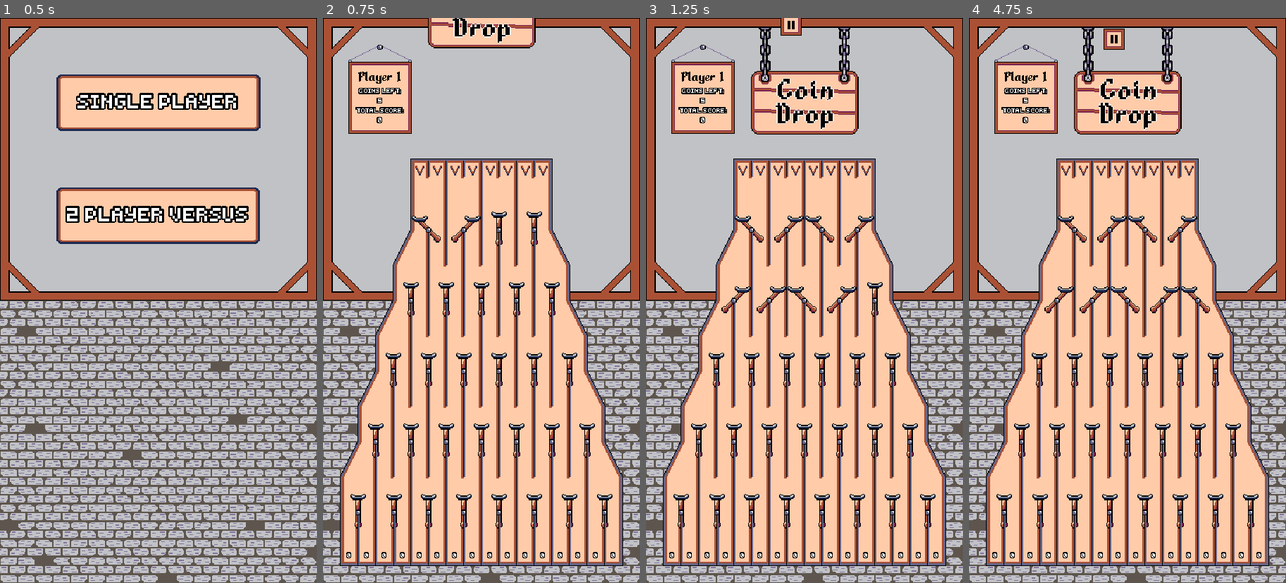
Above: before the commit, frames 1-4 (left to right).
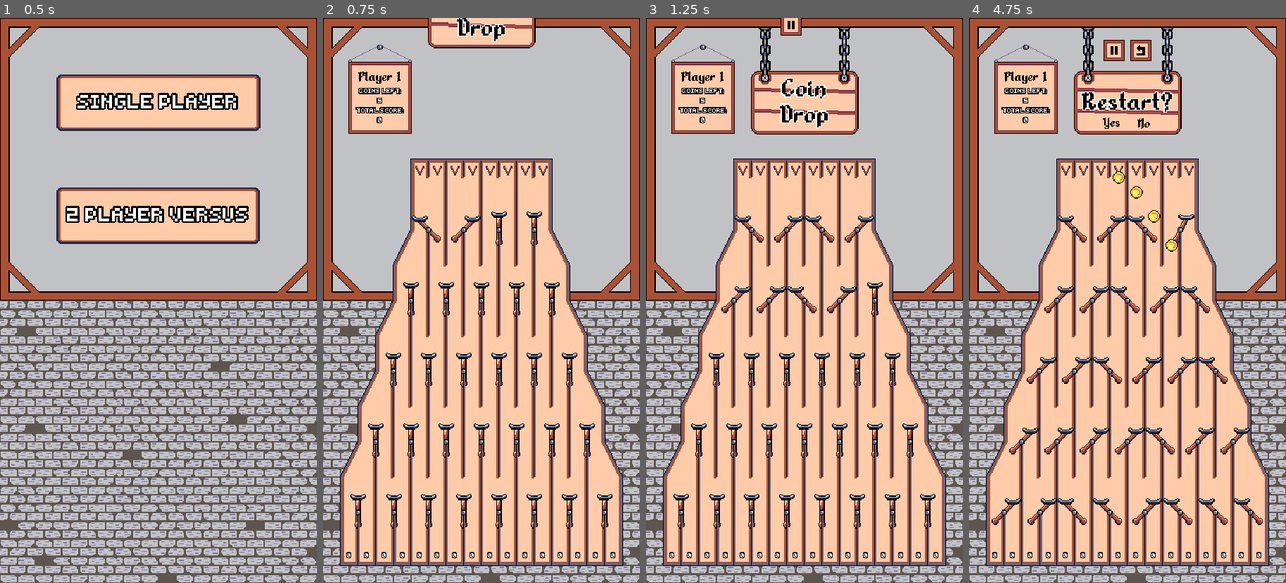
Above: after the commit, the same moments.

Repository: nico-bebop/Coin-Drop
Game: Godot game, scene res://menu/main_menu.tscn
Two runs of this game, one before a commit and one after it. Both use one fixed random seed, a clock stepped at 60 frames per second and the inputs below.
Inputs (mouse positions are in pixels of both pictures, inside the frame that each line leads up to):
- Up to frame 1 (0.5 s): no input
- Up to frame 2 (0.75 s): click "SINGLE PLAYER" at 0.5 s
- Up to frame 3 (1.25 s): no input
- Up to frame 4 (4.75 s): click (1114, 23) at 1.25 s; tap Enter at 2 s; move the mouse to (1197, 272) at 2.02 s; click (1197, 272) at 2.1 s; click (1140, 51) at 2.77 s; click (1143, 125) at 3.52 s; click (1140, 51) at 4.27 s

Frame 1 is identical in both runs. In frame 2, 0.4% of the frame differs, in the area x 40-61%, y 0-5%; in frame 3, 0.7%; in frame 4, 5.6%, in the area x 7-93%, y 1-91%.

Commit message:
Pause menu buttons completed

Diff:
--- /dev/null
+++ b/assets/fonts/alkhemikal16px.tres
@@ -0,0 +1,6 @@
+[gd_resource type="DynamicFont" load_steps=2 format=2]
+
+[ext_resource path="res://assets/fonts/alkhemikal.ttf" type="DynamicFontData" id=1]
+
+[resource]
+font_data = ExtResource( 1 )
--- /dev/null
+++ b/assets/fonts/alkhemikal32px.tres
@@ -0,0 +1,10 @@
+[gd_resource type="DynamicFont" load_steps=2 format=2]
+
+[ext_resource path="res://assets/fonts/alkhemikal.ttf" type="DynamicFontData" id=1]
+
+[resource]
+size = 32
+outline_size = 1
+extra_spacing_top = -3
+extra_spacing_bottom = -3
+font_data = ExtResource( 1 )
--- a/board/board.tscn
+++ b/board/board.tscn
@@ -1,14 +1,14 @@
-[gd_scene load_steps=22 format=2]
+[gd_scene load_steps=31 format=2]
 
 [ext_resource path="res://assets/fonts/font_material.tres" type="Material" id=1]
 [ext_resource path="res://board/interactive_parts/upper_slots.tscn" type="PackedScene" id=2]
 [ext_resource path="res://board/fixed_parts/bottom_slots.tscn" type="PackedScene" id=3]
-[ext_resource path="res://assets/sprites/ui/title.png" type="Texture" id=4]
+[ext_resource path="res://assets/sprites/ui/sign.png" type="Texture" id=4]
 [ext_resource path="res://board/moving_parts/switch.tscn" type="PackedScene" id=5]
-[ext_resource path="res://assets/sprites/ui/restart_button.png" type="Texture" id=6]
+[ext_resource path="res://assets/sprites/ui/in_game_buttons/restart_button.png" type="Texture" id=6]
 [ext_resource path="res://board/board.gd" type="Script" id=7]
 [ext_resource path="res://assets/sprites/game/board.png" type="Texture" id=8]
-[ext_resource path="res://assets/sprites/ui/pause_button.png" type="Texture" id=9]
+[ext_resource path="res://assets/sprites/ui/in_game_buttons/pause_button.png" type="Texture" id=9]
 [ext_resource path="res://board/turn_system/turn_system.gd" type="Script" id=10]
 [ext_resource path="res://assets/sprites/ui/background.png" type="Texture" id=11]
 [ext_resource path="res://assets/sprites/ui/transition_background.png" type="Texture" id=12]
@@ -16,6 +16,13 @@
 [ext_resource path="res://board/ui/round_transition.gd" type="Script" id=14]
 [ext_resource path="res://board/moving_parts/coins.gd" type="Script" id=15]
 [ext_resource path="res://board/ui/user_interface.gd" type="Script" id=16]
+[ext_resource path="res://assets/fonts/alkhemikal32px.tres" type="DynamicFont" id=17]
+[ext_resource path="res://assets/sprites/ui/in_game_buttons/cancel_button.png" type="Texture" id=18]
+[ext_resource path="res://assets/sprites/ui/in_game_buttons/accept_button.png" type="Texture" id=19]
+[ext_resource path="res://assets/sprites/ui/in_game_buttons/accept_button_hover.png" type="Texture" id=20]
+[ext_resource path="res://assets/sprites/ui/in_game_buttons/cancel_button_hover.png" type="Texture" id=21]
+[ext_resource path="res://assets/sprites/ui/in_game_buttons/quit_button_hover.png" type="Texture" id=22]
+[ext_resource path="res://assets/sprites/ui/in_game_buttons/quit_button.png" type="Texture" id=23]
 
 [sub_resource type="Animation" id=18]
 length = 0.001
@@ -77,7 +84,7 @@
 "times": PoolRealArray( 0 ),
 "transitions": PoolRealArray( 1 ),
 "update": 0,
-"values": [ Vector2( 180, 65 ) ]
+"values": [ Vector2( 180, 76 ) ]
 }
 tracks/5/type = "value"
 tracks/5/path = NodePath("../PauseButton:rect_position")
@@ -212,6 +219,12 @@
 "values": [ Vector2( 180, 65 ), Vector2( 181, 65 ) ]
 }
 
+[sub_resource type="InputEventAction" id=23]
+action = "ui_cancel"
+
+[sub_resource type="ShortCut" id=24]
+shortcut = SubResource( 23 )
+
 [sub_resource type="DynamicFont" id=17]
 resource_local_to_scene = true
 size = 35
@@ -343,6 +356,7 @@
 script = ExtResource( 15 )
 
 [node name="UserInterface" type="Control" parent="."]
+pause_mode = 2
 margin_right = 40.0
 margin_bottom = 40.0
 script = ExtResource( 16 )
@@ -355,22 +369,66 @@
 anims/SignIdle = SubResource( 21 )
 
 [node name="Sign" type="Sprite" parent="UserInterface"]
-position = Vector2( 180, 65 )
+position = Vector2( 180, 76 )
 texture = ExtResource( 4 )
+
+[node name="Label" type="Label" parent="UserInterface/Sign"]
+material = ExtResource( 1 )
+margin_left = -61.0
+margin_top = -16.0
+margin_right = 61.0
+margin_bottom = 56.0
+custom_colors/font_color = Color( 0, 0, 0, 1 )
+custom_fonts/font = ExtResource( 17 )
+text = "Coin
+Drop"
+align = 1
+valign = 1
 
 [node name="PauseButton" type="TextureButton" parent="UserInterface"]
 margin_left = 153.0
 margin_top = 25.0
 margin_right = 177.0
 margin_bottom = 49.0
+shortcut = SubResource( 24 )
 texture_normal = ExtResource( 9 )
 
 [node name="RestartButton" type="TextureButton" parent="UserInterface"]
+pause_mode = 1
 margin_left = 183.0
 margin_top = 25.0
 margin_right = 207.0
 margin_bottom = 49.0
 texture_normal = ExtResource( 6 )
+
+[node name="AcceptButton" type="TextureButton" parent="UserInterface"]
+pause_mode = 1
+visible = false
+margin_left = 150.0
+margin_top = 108.0
+margin_right = 174.0
+margin_bottom = 132.0
+texture_normal = ExtResource( 19 )
+texture_hover = ExtResource( 20 )
+
+[node name="CancelButton" type="TextureButton" parent="UserInterface"]
+pause_mode = 1
+visible = false
+margin_left = 186.0
+margin_top = 108.0
+margin_right = 210.0
+margin_bottom = 132.0
+texture_normal = ExtResource( 18 )
+texture_hover = ExtResource( 21 )
+
+[node name="QuitButton" type="TextureButton" parent="UserInterface"]
+visible = false
+margin_left = 162.0
+margin_top = 107.0
+margin_right = 194.0
+margin_bottom = 131.0
+texture_normal = ExtResource( 23 )
+texture_hover = ExtResource( 22 )
 
 [node name="RoundTransition" type="Control" parent="UserInterface"]
 visible = false
@@ -406,6 +464,9 @@
 [connection signal="no_moving_coins" from="Coins" to="TurnSystem" method="_on_Coins_no_moving_coins"]
 [connection signal="pressed" from="UserInterface/PauseButton" to="UserInterface" method="_on_PauseButton_pressed"]
 [connection signal="pressed" from="UserInterface/RestartButton" to="UserInterface" method="_on_RestartButton_pressed"]
+[connection signal="pressed" from="UserInterface/AcceptButton" to="UserInterface" method="_on_AcceptButton_pressed"]
+[connection signal="pressed" from="UserInterface/CancelButton" to="UserInterface" method="_on_CancelButton_pressed"]
+[connection signal="pressed" from="UserInterface/QuitButton" to="UserInterface" method="_on_QuitButton_pressed"]
 [connection signal="game_over" from="TurnSystem" to="." method="_on_TurnSystem_game_over"]
 [connection signal="game_over" from="TurnSystem" to="UpperSlots" method="_on_TurnSystem_game_over"]
 [connection signal="round_ended" from="TurnSystem" to="BottomSlots" method="_on_TurnSystem_round_ended"]
--- a/board/turn_system/player.tscn
+++ b/board/turn_system/player.tscn
@@ -6,7 +6,7 @@
 [ext_resource path="res://assets/sprites/ui/coin_meter_full.png" type="Texture" id=4]
 [ext_resource path="res://assets/fonts/default7px.tres" type="DynamicFont" id=5]
 [ext_resource path="res://board/turn_system/player.gd" type="Script" id=6]
-[ext_resource path="res://assets/fonts/alkhemikal.ttf" type="DynamicFontData" id=7]
+[ext_resource path="res://assets/fonts/alkhemikal16px.tres" type="DynamicFont" id=7]
 
 [sub_resource type="Animation" id=4]
 resource_name = "Highlight"
@@ -40,9 +40,6 @@
 "values": [ 0 ]
 }
 
-[sub_resource type="DynamicFont" id=6]
-font_data = ExtResource( 7 )
-
 [node name="Player" type="Control" groups=["Players"]]
 margin_right = 64.0
 margin_bottom = 64.0
@@ -66,7 +63,7 @@
 margin_right = 97.0
 margin_bottom = 75.0
 custom_colors/font_color = Color( 0, 0, 0, 1 )
-custom_fonts/font = SubResource( 6 )
+custom_fonts/font = ExtResource( 7 )
 text = "Player N"
 align = 1
 valign = 1
--- a/board/ui/user_interface.gd
+++ b/board/ui/user_interface.gd
@@ -1,6 +1,19 @@
 extends Control
 
+const PauseButton = preload("res://assets/sprites/ui/in_game_buttons/pause_button.png")
+const ResumeButton = preload("res://assets/sprites/ui/in_game_buttons/resume_button.png")
+const RestartButton = preload("res://assets/sprites/ui/in_game_buttons/restart_button.png")
+
+const TITLE = "Coin\nDrop"
+const PAUSED = "Paused"
+const RESTART = "Restart?"
+
 onready var animation_player = $AnimationPlayer
+onready var sign_label = $Sign/Label
+onready var pause_button = $PauseButton
+onready var accept_button = $AcceptButton
+onready var cancel_button = $CancelButton
+onready var quit_button = $QuitButton
 
 
 func _ready():
@@ -9,8 +22,38 @@
 
 
 func _on_PauseButton_pressed():
-	get_tree().paused = true
+	if !get_tree().paused:
+		pause(true, PAUSED, ResumeButton)
+	else:
+		pause(false, TITLE, PauseButton)
 
 
 func _on_RestartButton_pressed():
+	restart(true, RESTART)
+
+
+func _on_CancelButton_pressed():
+	restart(false, TITLE)
+
+
+func _on_AcceptButton_pressed():
 	var _err = get_parent().get_tree().reload_current_scene()
+
+
+func _on_QuitButton_pressed():
+	get_tree().paused = false
+	var _err = get_tree().change_scene("res://menu/main_menu.tscn")
+
+
+func pause(value, text, texture):
+	sign_label.text = text
+	pause_button.texture_normal = texture
+	quit_button.visible = value
+	get_tree().paused = value
+
+
+func restart(value, text):
+	sign_label.text = text
+	pause_button.disabled = value
+	accept_button.visible = value
+	cancel_button.visible = value
Binary file added: assets/sprites/ui/in_game_buttons/accept_button.png
Not shown, changed: assets/sprites/ui/in_game_buttons/accept_button.png.import
Binary file added: assets/sprites/ui/in_game_buttons/accept_button_hover.png
Not shown, added: assets/sprites/ui/in_game_buttons/accept_button_hover.png.import
Binary file added: assets/sprites/ui/in_game_buttons/cancel_button.png
Not shown, added: assets/sprites/ui/in_game_buttons/cancel_button.png.import
Binary file added: assets/sprites/ui/in_game_buttons/cancel_button_hover.png
Not shown, added: assets/sprites/ui/in_game_buttons/cancel_button_hover.png.import
Renamed: assets/sprites/ui/pause_button.png -> assets/sprites/ui/in_game_buttons/pause_button.png
Not shown, added: assets/sprites/ui/in_game_buttons/pause_button.png.import
Binary file added: assets/sprites/ui/in_game_buttons/quit_button.png
Not shown, changed: assets/sprites/ui/in_game_buttons/quit_button.png.import
(and 10 more such lines)
